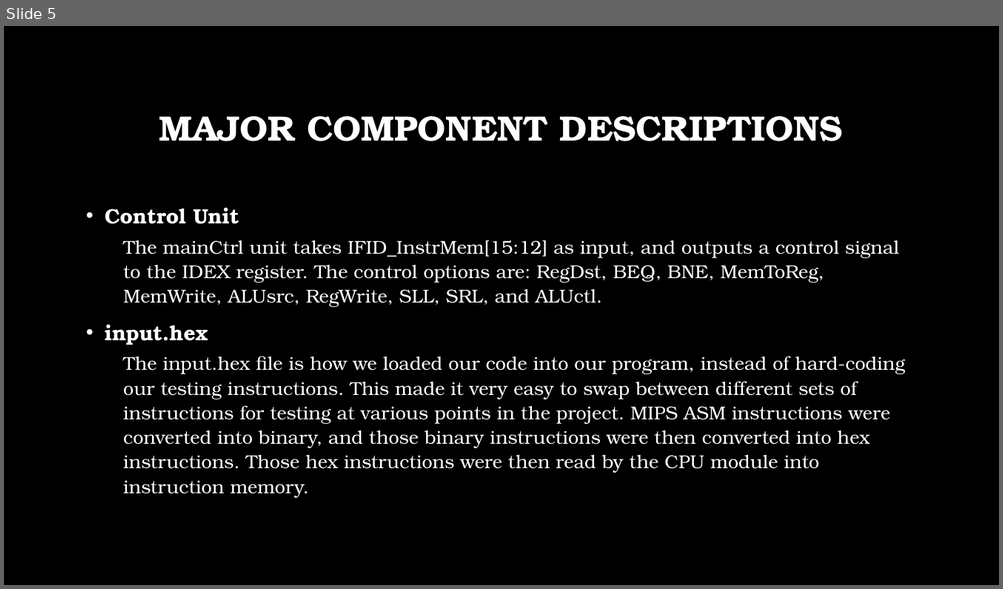
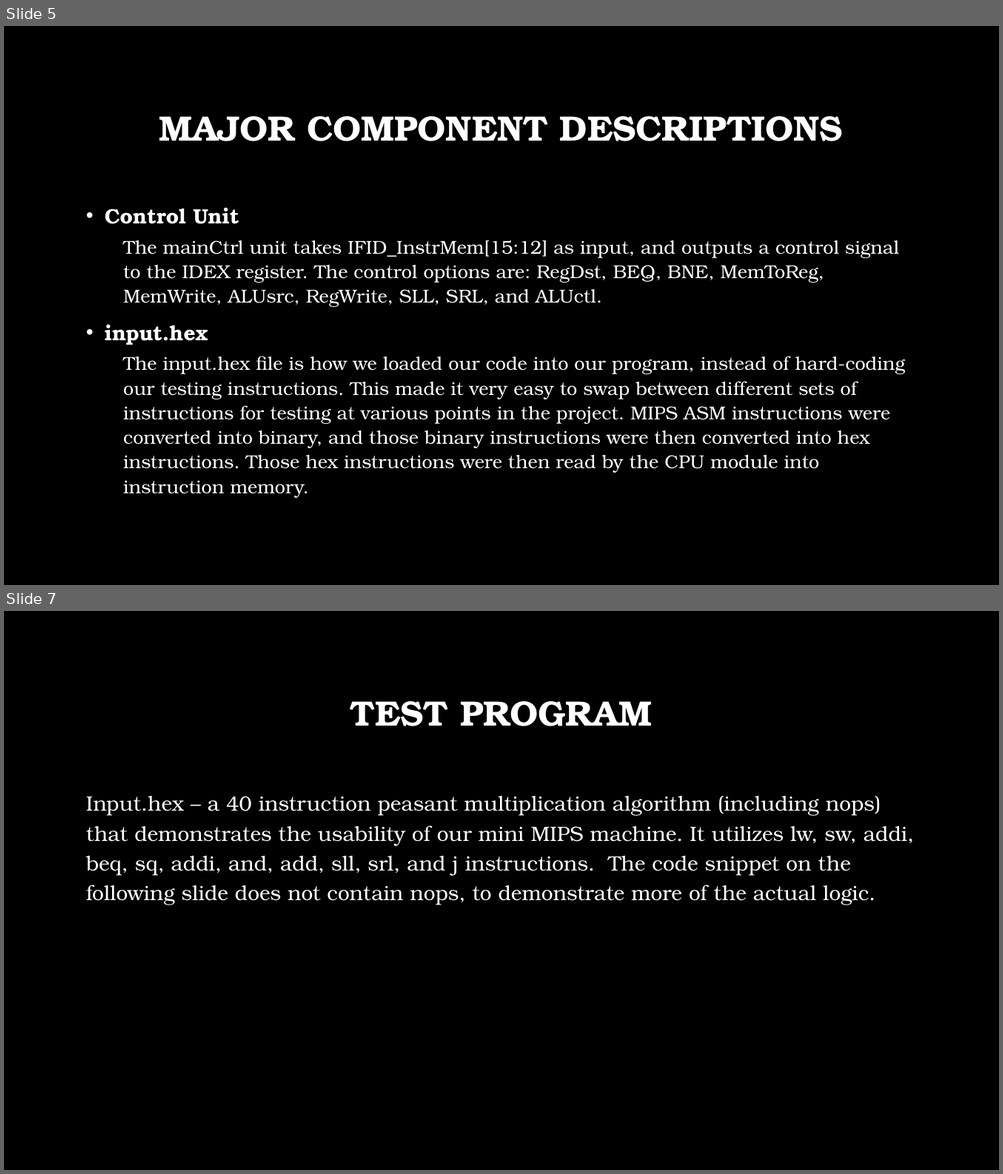
Before and after one commit to reishka/cs385-finalProject, a slide deck: CS385 Final Project.pptx. Shown one above the other, each under a label of ours: slide 5 before the commit, slides 5 and 7 after it; the slides between them are not shown. The pictures are 1003x589 and 1003x1174 pixels, drawn with LibreOffice and Linux fonts; fonts in the diff are those of the drawing; background and template pictures are left out. Boxes give left, top, right and bottom in pixels: in the first picture for what was removed or moved away, otherwise in the second. Text is boxed around its words. In the diff, an @@ line names an element or a change of style, - is before the commit and + after.

```diff
--- a/CS385 Final Project.pptx
+++ b/CS385 Final Project.pptx
@@ slide 7 added at (x1=4, y1=611, x2=999, y2=1170), background picture (left out) @@
@@ title added at (x1=350, y1=701, x2=652, y2=726), 34 pt, text #FFFFFF, bold @@
+TEST PROGRAM
@@ text added at (x1=86, y1=796, x2=913, y2=906), 20 pt, text #FFFFFF @@
+Input.hex – a 40 instruction peasant multiplication algorithm (including nops) that demonstrates the usability of our mini MIPS machine. It utilizes lw, sw, addi, beq, sq, addi, and, add, sll, srl, and j instructions. The code snippet on the following slide does not contain nops, to demonstrate more of the actual logic.
```
Also in this commit, not shown: 2 other slides added.
